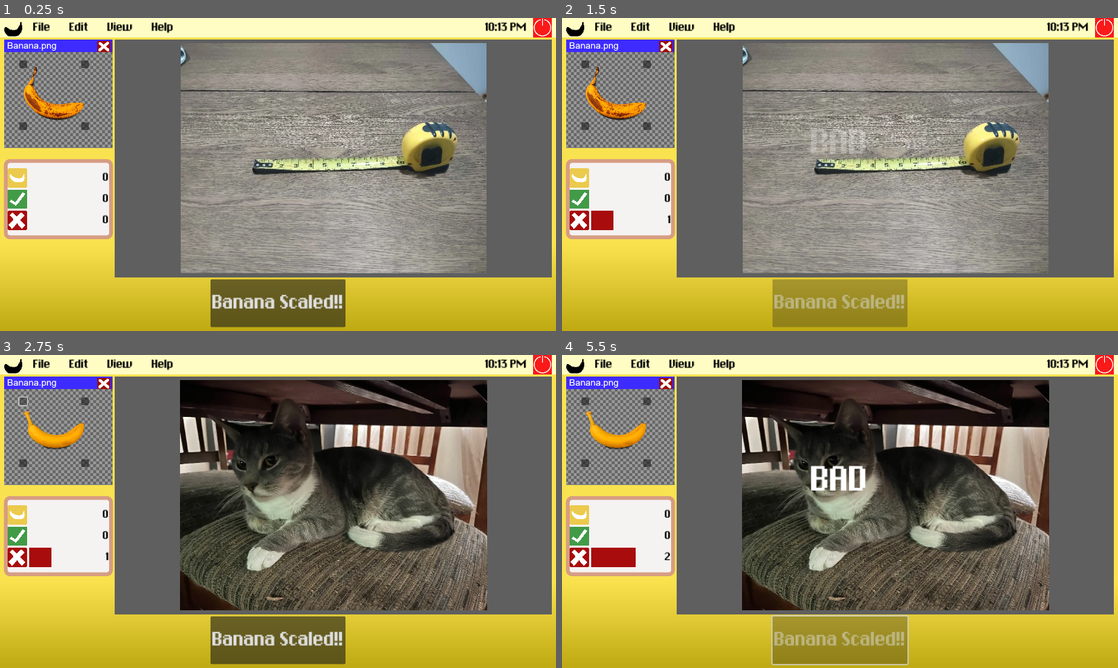
Above: before the commit, frames 1-4 (two rows, left to right).
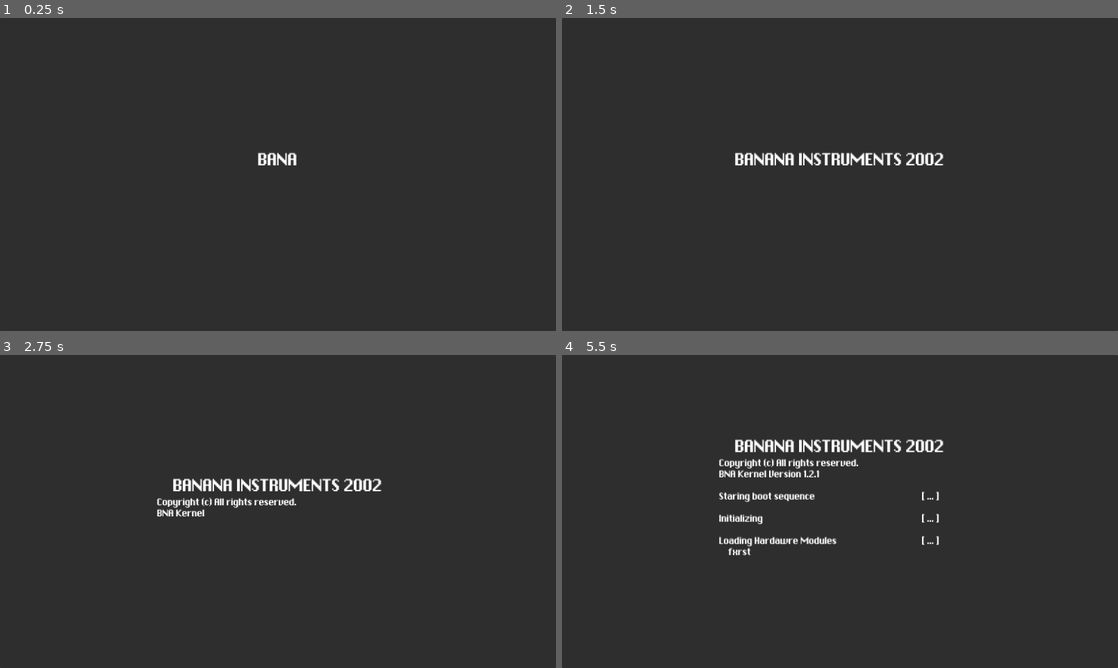
Above: after the commit, the same moments.

Repository: Just-a-Bee/banana_for_scale
Game: Godot game, scene res://ui/boot_screen.tscn
Same seed, same stepped clock (60 frames per second), same inputs: the game is played once before the commit and once after it. Before the commit the project starts from res://main/game.tscn. The engine's default icon, where the game draws it, is replaced by a stand-in: a white triangle on a blue panel in a dark square.
Inputs (mouse positions are in pixels of both pictures, inside the frame that each line leads up to):
- Up to frame 1 (0.25 s): no input
- Up to frame 2 (1.5 s): click (840, 302) at 0.5 s, where only the run before the commit has a clickable "Banana Scaled!!"; click (617, 96) at 1.27 s
- Up to frame 3 (2.75 s): click (22, 401) at 2.02 s
- Up to frame 4 (5.5 s): click (645, 401) at 2.77 s; click (645, 464) at 3.52 s; click (584, 464) at 4.27 s; click (840, 639) at 5 s, where only the run before the commit has a clickable "Banana Scaled!!"

The runs differ from the first frame. In frame 1, 99% of the frame differs, in the area x 0-100%, y 0-100%; in frame 2, 99%; in frame 3, 90%; in frame 4, 91%.

Commit message:
Added more sounds, boot is now main scene

Diff:
--- a/main/game.gd
+++ b/main/game.gd
@@ -71,13 +71,17 @@
 		spawn_banana(true)
 		next_event()
 	elif event == "end":
+		$GamePanel/VBoxContainer/MarginContainer/VBoxContainer/BottomBar/Button.disabled = true
+		await get_tree().create_timer(.4).timeout
 		get_tree().change_scene_to_file("res://ui/end_screen.tscn")
 
 
 func play_dialogue():
 	$Dialogue.play()
 	$Music.volume_db = -20
+	$GamePanel/VBoxContainer/MarginContainer/VBoxContainer/BottomBar/Button.disabled = true
 	await $Dialogue.finished
+	$GamePanel/VBoxContainer/MarginContainer/VBoxContainer/BottomBar/Button.disabled = false
 	$Music.volume_db = -7
 
 
--- a/project.godot
+++ b/project.godot
@@ -11,7 +11,7 @@
 [application]
 
 config/name="Banana For Scale"
-run/main_scene="res://main/game.tscn"
+run/main_scene="res://ui/boot_screen.tscn"
 config/features=PackedStringArray("4.2", "Forward Plus")
 config/icon="res://icon.svg"
 
--- a/ui/boot_screen.gd
+++ b/ui/boot_screen.gd
@@ -34,7 +34,7 @@
 					right_line_finished = true
 	$Boot.hide()
 	$Loading.show()
-
+	$AudioStreamPlayer2.play()
 	for i in 2:
 		$Loading/RichTextLabel.visible_characters = 16
 		await get_tree().create_timer(.3).timeout
--- a/ui/boot_screen.tscn
+++ b/ui/boot_screen.tscn
@@ -1,8 +1,9 @@
-[gd_scene load_steps=6 format=3 uid="uid://bwh40sib1xqo2"]
+[gd_scene load_steps=7 format=3 uid="uid://bwh40sib1xqo2"]
 
 [ext_resource type="Script" path="res://ui/boot_screen.gd" id="1_7fu50"]
 [ext_resource type="Texture2D" uid="uid://ppyjp0cnhwlo" path="res://assets/ui/loadingnana.png" id="2_4w40i"]
 [ext_resource type="AudioStream" uid="uid://f1n7fsx5vbga" path="res://assets/audio/sfx/bootup.wav" id="3_xgkcm"]
+[ext_resource type="AudioStream" uid="uid://8qkxxgvxe61n" path="res://assets/audio/sfx/loading.wav" id="4_8fey3"]
 
 [sub_resource type="Animation" id="Animation_tmnpp"]
 resource_name = "load"
@@ -212,3 +213,6 @@
 [node name="AudioStreamPlayer" type="AudioStreamPlayer" parent="."]
 stream = ExtResource("3_xgkcm")
 autoplay = true
+
+[node name="AudioStreamPlayer2" type="AudioStreamPlayer" parent="."]
+stream = ExtResource("4_8fey3")
